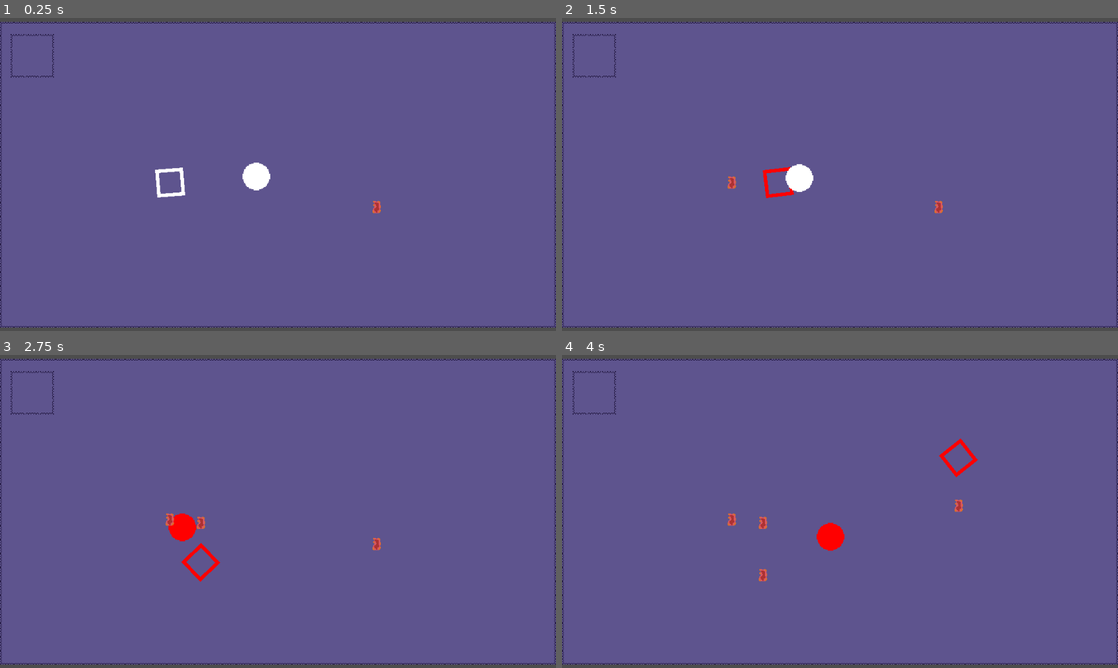
Above: before the commit, frames 1-4 (two rows, left to right).
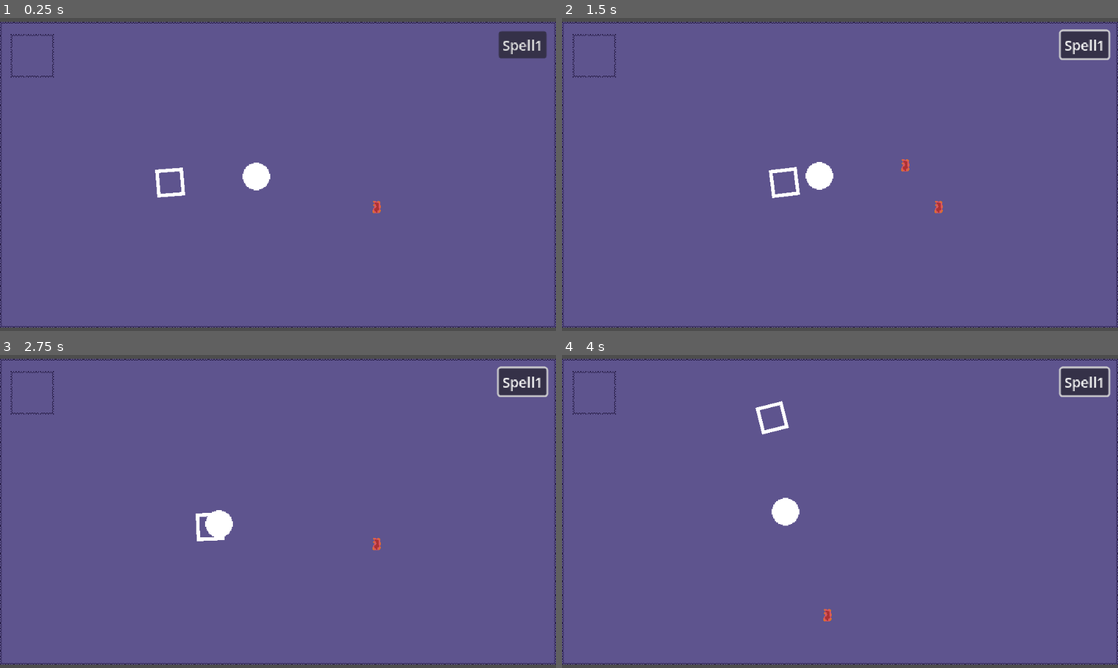
Above: after the commit, the same moments.

Repository: Enoxboo/Project-R
Game: Godot game, scene res://Levels/main_map.tscn
The game is run twice, just before and just after one commit, with the same random seed, the same clock (stepped at 60 frames per second) and the same inputs.
Inputs (mouse positions are in pixels of both pictures, inside the frame that each line leads up to):
- Up to frame 1 (0.25 s): no input
- Up to frame 2 (1.5 s): click (1084, 43) at 0.5 s, where only the run after the commit has a clickable "Spell1"; tap Enter at 1.25 s; move the mouse to (962, 158) at 1.27 s; hold D (move_right) from 1.28 s (still down); hold Right mouse button (spell_1) from 1.28 s (still down)
- Up to frame 3 (2.75 s): move the mouse to (166, 527) at 2.02 s; release D (move_right) at 2.03 s; release Right mouse button (spell_1) at 2.03 s; hold S (move_down) from 2.03 s (still down); click (166, 527) at 2.1 s; right-click (166, 527) at 2.3 s
- Up to frame 4 (4 s): move the mouse to (895, 442) at 2.77 s; release S (move_down) at 2.78 s; hold D (move_right) 2.78-3.53 s; hold Right mouse button (spell_1) 2.78-3.53 s; move the mouse to (812, 574) at 3.52 s; hold W (move_up) from 3.53 s (still down); tap E (spell_2) at 3.6 s; right-click (812, 574) at 3.8 s

The runs differ from the first frame. In frame 1, 0.7% of the frame differs, in the area x 89-99%, y 4-13%; in frame 2, 1.8%; in frame 3, 2.0%; in frame 4, 2.3%, in the area x 29-99%, y 3-86%.

Commit message:
feat(spells): add simple fire ball projectile

Diff:
--- a/Enemies/base_enemy.tscn
+++ b/Enemies/base_enemy.tscn
@@ -6,7 +6,7 @@
 [ext_resource type="Resource" uid="uid://d5ulvj5ekhcb" path="res://Enemies/Data/base_enemy_data.tres" id="2_o6yar"]
 [ext_resource type="Script" uid="uid://dki71e3o8i881" path="res://StateMachine/States/hitstun.gd" id="4_c2aey"]
 [ext_resource type="Script" uid="uid://c8bah7vu81aj7" path="res://StateMachine/States/chase.gd" id="4_dqv1m"]
-[ext_resource type="Script" uid="uid://d1r1yw1bso4pb" path="res://Assets/Combat/hurtbox.gd" id="5_dqv1m"]
+[ext_resource type="Script" uid="uid://d1r1yw1bso4pb" path="res://Combat/hurtbox.gd" id="5_dqv1m"]
 
 [sub_resource type="CircleShape2D" id="CircleShape2D_5ailr"]
 radius = 16.0
--- a/Levels/hub.tscn
+++ b/Levels/hub.tscn
@@ -2,7 +2,7 @@
 
 [ext_resource type="Texture2D" uid="uid://hcq66343gceq" path="res://Levels/_Sprites/scene.png" id="1_8u7dw"]
 [ext_resource type="PackedScene" uid="uid://damlylql1l7of" path="res://Player/player.tscn" id="2_kww43"]
-[ext_resource type="PackedScene" uid="uid://cy4rgpb483u7c" path="res://Assets/companion_placeholder.tscn" id="3_kww43"]
+[ext_resource type="PackedScene" uid="uid://cy4rgpb483u7c" path="res://Pickups/companion_placeholder.tscn" id="3_kww43"]
 [ext_resource type="Resource" uid="uid://davvempunmoqd" path="res://Player/Data/eleanor_data.tres" id="4_cylkk"]
 
 [sub_resource type="TileSetAtlasSource" id="TileSetAtlasSource_o06ir"]
--- a/Levels/main_map.tscn
+++ b/Levels/main_map.tscn
@@ -1,11 +1,12 @@
-[gd_scene load_steps=9 format=4 uid="uid://bvnkyljxinm4e"]
+[gd_scene load_steps=10 format=4 uid="uid://bvnkyljxinm4e"]
 
 [ext_resource type="Texture2D" uid="uid://hcq66343gceq" path="res://Levels/_Sprites/scene.png" id="1_0ltqd"]
 [ext_resource type="PackedScene" uid="uid://damlylql1l7of" path="res://Player/player.tscn" id="2_o06ir"]
 [ext_resource type="PackedScene" uid="uid://syt0a8y6s0xu" path="res://Enemies/base_enemy.tscn" id="3_24ut3"]
-[ext_resource type="PackedScene" uid="uid://cy4rgpb483u7c" path="res://Assets/companion_placeholder.tscn" id="5_o45qy"]
+[ext_resource type="PackedScene" uid="uid://cy4rgpb483u7c" path="res://Pickups/companion_placeholder.tscn" id="5_o45qy"]
 [ext_resource type="Resource" uid="uid://davvempunmoqd" path="res://Player/Data/eleanor_data.tres" id="6_eujtv"]
 [ext_resource type="PackedScene" uid="uid://coxir11tq0h7h" path="res://Player/Spells/Spells.tscn" id="6_t7hqy"]
+[ext_resource type="PackedScene" uid="uid://b6kbs38w4o666" path="res://UI/SpellSelectorButton.tscn" id="7_t7hqy"]
 
 [sub_resource type="TileSetAtlasSource" id="TileSetAtlasSource_o06ir"]
 texture = ExtResource("1_0ltqd")
@@ -53,3 +54,10 @@
 
 [node name="Spells" parent="." instance=ExtResource("6_t7hqy")]
 position = Vector2(113, 37)
+
+[node name="SpellSelectorButton" parent="." instance=ExtResource("7_t7hqy")]
+offset_left = 254.0
+offset_top = -165.0
+offset_right = 254.0
+offset_bottom = -165.0
+spell_name = "fireball"
--- a/Assets/companion_placeholder.tscn
+++ b/Pickups/companion_placeholder.tscn
@@ -1,6 +1,6 @@
 [gd_scene load_steps=4 format=3 uid="uid://cy4rgpb483u7c"]
 
-[ext_resource type="Script" uid="uid://c3tmn8xplfobs" path="res://Assets/companion_placeholder.gd" id="1_15478"]
+[ext_resource type="Script" uid="uid://c3tmn8xplfobs" path="res://Pickups/companion_placeholder.gd" id="1_15478"]
 [ext_resource type="Texture2D" uid="uid://hcq66343gceq" path="res://Levels/_Sprites/scene.png" id="1_ocr4x"]
 
 [sub_resource type="RectangleShape2D" id="RectangleShape2D_15478"]
--- a/Player/Movesets/eleanor_moveset.gd
+++ b/Player/Movesets/eleanor_moveset.gd
@@ -9,16 +9,7 @@
 
 
 func _perform_attack(player: Player) -> void:
-	var projectile = PROJECTILE.instantiate()
-	projectile.sprite_texture = ARROW
-	projectile.speed = arrow_speed
-	projectile.traveling_time = arrow_time
-	projectile.is_ally = ally
-	projectile.damage = damage
-	projectile.stun_duration = player.data.stun_duration
-	projectile.global_position = player.global_position
-	projectile.direction = (player.get_global_mouse_position() - player.global_position).normalized()
-	player.get_parent().add_child(projectile)
+	ProjectileHelper.throw(player, ARROW, arrow_speed, arrow_time, ally, damage)
 
 
 func _end_attack(_player: Player) -> void:
--- a/Player/Movesets/main_moveset.gd
+++ b/Player/Movesets/main_moveset.gd
@@ -1,6 +1,4 @@
 extends Moveset
-
-const SPELLS = preload("uid://coxir11tq0h7h")
 
 func _perform_attack(player: Player) -> void:
 	player.can_attack = false
@@ -15,10 +13,7 @@
 	player.hitbox.position.x = 0
 
 func spell_1(player: Player) -> void:
-	if player.spells[1] == "":
+	if not player.spell1_instance:
 		return
 
-	if player.spells[1] == "FIRE":
-		var fire = SPELLS.instantiate()
-		fire.global_position = player.global_position
-		player.get_parent().add_child(fire)
+	player.spell1_instance.cast(player)
--- /dev/null
+++ b/Player/Spells/Fire/fire_ball.gd
@@ -0,0 +1,16 @@
+extends Spell
+
+const FIRE_BALL = preload("uid://d4d0800xuv8cg")
+const FIRE = preload("uid://b2qji8hvgq83i")
+
+const fireball_speed: float = 1000.0
+const fireball_time: float = 10.0
+const ally: bool = true
+var damage: int = 1
+
+func _on_area_entered(area: Area2D) -> void:
+	print("brulé")
+	area.get_parent().sprite.modulate = "RED"
+
+func cast(player) -> void:
+	ProjectileHelper.throw(player, FIRE, fireball_speed, fireball_time, ally, damage)
--- /dev/null
+++ b/Player/Spells/Fire/fire_ball.tscn
@@ -0,0 +1,7 @@
+[gd_scene load_steps=3 format=3 uid="uid://d4d0800xuv8cg"]
+
+[ext_resource type="PackedScene" uid="uid://coxir11tq0h7h" path="res://Player/Spells/Spells.tscn" id="1_dhveo"]
+[ext_resource type="Script" uid="uid://bcceopqyc7p3h" path="res://Player/Spells/Fire/fire_ball.gd" id="2_ncrp4"]
+
+[node name="FireBall" instance=ExtResource("1_dhveo")]
+script = ExtResource("2_ncrp4")
--- a/Player/Spells/spell.gd
+++ b/Player/Spells/spell.gd
@@ -1,8 +1,11 @@
 extends Area2D
+
+class_name Spell
 
 @onready var timer: Timer = $Timer
 
 var active_time: float = 3.0
+var speed: float = 200.0
 
 func _ready() -> void:
 	timer.wait_time = active_time
@@ -12,5 +15,5 @@
 	if timer.is_stopped():
 		queue_free()
 
-func _on_area_entered(area: Area2D) -> void:
-	area.get_parent().sprite.modulate = "RED"
+func cast(player: Player) -> void:
+	print("magie de " + str(player))
--- a/Player/player.gd
+++ b/Player/player.gd
@@ -21,7 +21,7 @@
 var can_spell_1 = true
 var can_spell_2 = true
 var companion_data: Resource = null
-var spells: Dictionary = {1: "FIRE", 2: ""}
+var spell1_instance
 
 func _ready() -> void:
 	current_health = data.max_health
--- a/Player/player.tscn
+++ b/Player/player.tscn
@@ -6,7 +6,7 @@
 [ext_resource type="Script" uid="uid://bm16kmhys2frc" path="res://StateMachine/States/move.gd" id="5_fhl08"]
 [ext_resource type="Script" uid="uid://dki71e3o8i881" path="res://StateMachine/States/hitstun.gd" id="6_00tjw"]
 [ext_resource type="Script" uid="uid://bng853sk1p60f" path="res://StateMachine/States/switch.gd" id="6_fhl08"]
-[ext_resource type="Script" uid="uid://d1r1yw1bso4pb" path="res://Assets/Combat/hurtbox.gd" id="6_od3ui"]
+[ext_resource type="Script" uid="uid://d1r1yw1bso4pb" path="res://Combat/hurtbox.gd" id="6_od3ui"]
 [ext_resource type="Texture2D" uid="uid://hcq66343gceq" path="res://Levels/_Sprites/scene.png" id="6_vtle1"]
 
 [sub_resource type="RectangleShape2D" id="RectangleShape2D_4ntmi"]
--- a/Projectiles/projectile.gd
+++ b/Projectiles/projectile.gd
@@ -6,6 +6,7 @@
 @onready var sprite: Sprite2D = $Sprite
 @onready var timer: Timer = $Timer
 const BASE_PROJECTILE = preload("uid://uponwqt1ncca")
+const PROJECTILE = preload("uid://cl3jxyqt80hkg")
 
 const playerhurtbox: int = 4
 const playerhitbox: int = 8
@@ -42,7 +43,6 @@
 
 	position += direction * speed * delta
 
-
 func _on_area_2d_area_entered(area: Area2D) -> void:
 	if area.has_method("take_damage"):
 		area.take_damage(damage, direction, stun_duration)
--- /dev/null
+++ b/UI/SpellSelectorButton.tscn
@@ -0,0 +1,20 @@
+[gd_scene load_steps=2 format=3 uid="uid://b6kbs38w4o666"]
+
+[ext_resource type="Script" uid="uid://b18hd8f5dh078" path="res://UI/spell_selector_button.gd" id="1_g2x7a"]
+
+[node name="SpellSelectorButton" type="Control"]
+layout_mode = 3
+anchors_preset = 15
+anchor_right = 1.0
+anchor_bottom = 1.0
+grow_horizontal = 2
+grow_vertical = 2
+script = ExtResource("1_g2x7a")
+
+[node name="ButtonSpell1" type="Button" parent="."]
+layout_mode = 0
+offset_right = 8.0
+offset_bottom = 8.0
+text = "Spell1"
+
+[connection signal="button_down" from="ButtonSpell1" to="." method="_on_button_spell_1_button_down"]
--- /dev/null
+++ b/UI/spell_selector_button.gd
@@ -0,0 +1,15 @@
+extends Control
+
+var player: Player
+
+@export_enum("fireball") var spell_name: String
+
+const SPELLS = {
+	"fireball": preload("uid://bcceopqyc7p3h")
+}
+
+func _ready() -> void:
+	player = get_tree().get_first_node_in_group("Player")
+
+func _on_button_spell_1_button_down() -> void:
+	player.spell1_instance = SPELLS[spell_name].new()
--- /dev/null
+++ b/Utils/Helpers/projectile_helper.gd
@@ -0,0 +1,16 @@
+class_name ProjectileHelper
+
+const PROJECTILE = preload("uid://cl3jxyqt80hkg")
+
+static func throw(parent, sprite, speed, time, is_ally, damage):
+	var proj = PROJECTILE.instantiate()
+	proj.sprite_texture = sprite
+	proj.speed = speed
+	proj.traveling_time = time
+	proj.is_ally = is_ally
+	proj.damage = damage
+	proj.stun_duration = parent.data.stun_duration
+	proj.global_position = parent.global_position
+	proj.direction = (parent.get_global_mouse_position() - parent.global_position).normalized()
+	parent.get_parent().add_child(proj)
+	return proj
--- a/project.godot
+++ b/project.godot
@@ -25,13 +25,13 @@
 [file_customization]
 
 folder_colors={
-"res://Assets/": "teal",
 "res://Autoload/": "yellow",
 "res://Enemies/": "red",
 "res://Levels/": "green",
 "res://Player/": "purple",
 "res://Projectiles/": "blue",
-"res://StateMachine/": "gray"
+"res://StateMachine/": "gray",
+"res://UI/": "pink"
 }
 
 [global_group]
Renamed: Assets/Combat/hurtbox.gd -> Combat/hurtbox.gd
Renamed: Assets/Combat/hurtbox.gd.uid -> Combat/hurtbox.gd.uid
Renamed: Assets/companion_placeholder.gd -> Pickups/companion_placeholder.gd
Renamed: Assets/companion_placeholder.gd.uid -> Pickups/companion_placeholder.gd.uid
Not shown, added: Player/Spells/Fire/fire_ball.gd.uid
Not shown, added: UI/spell_selector_button.gd.uid
Not shown, added: Utils/Helpers/projectile_helper.gd.uid
